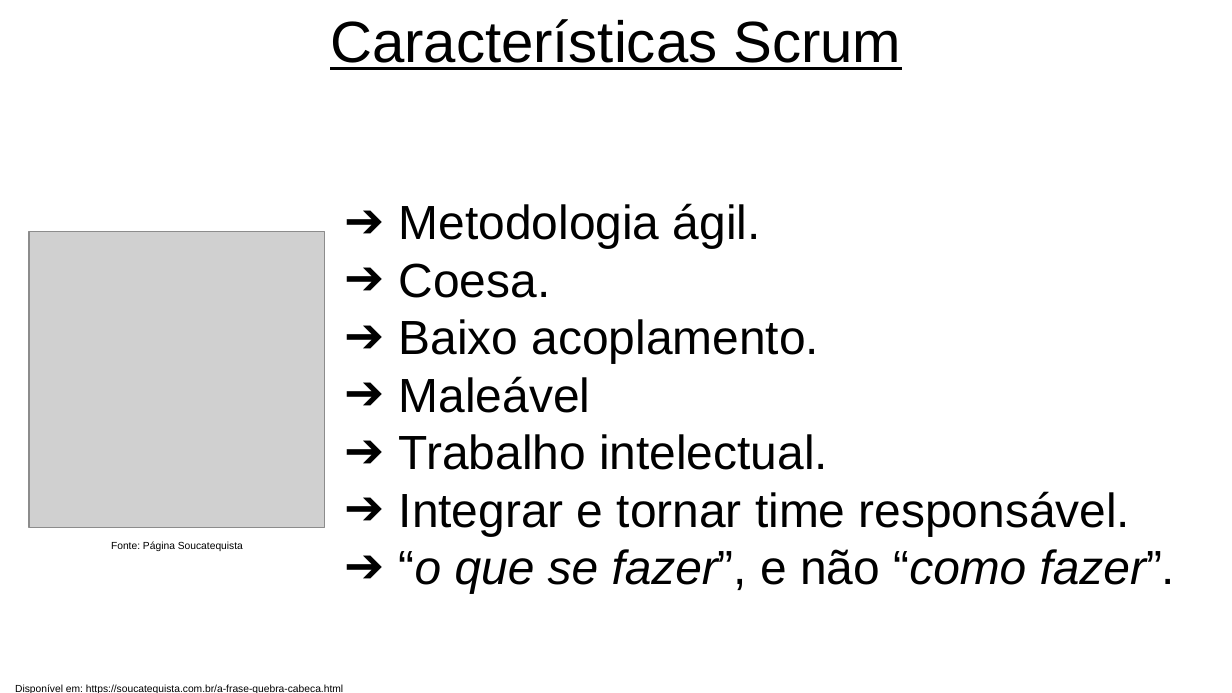
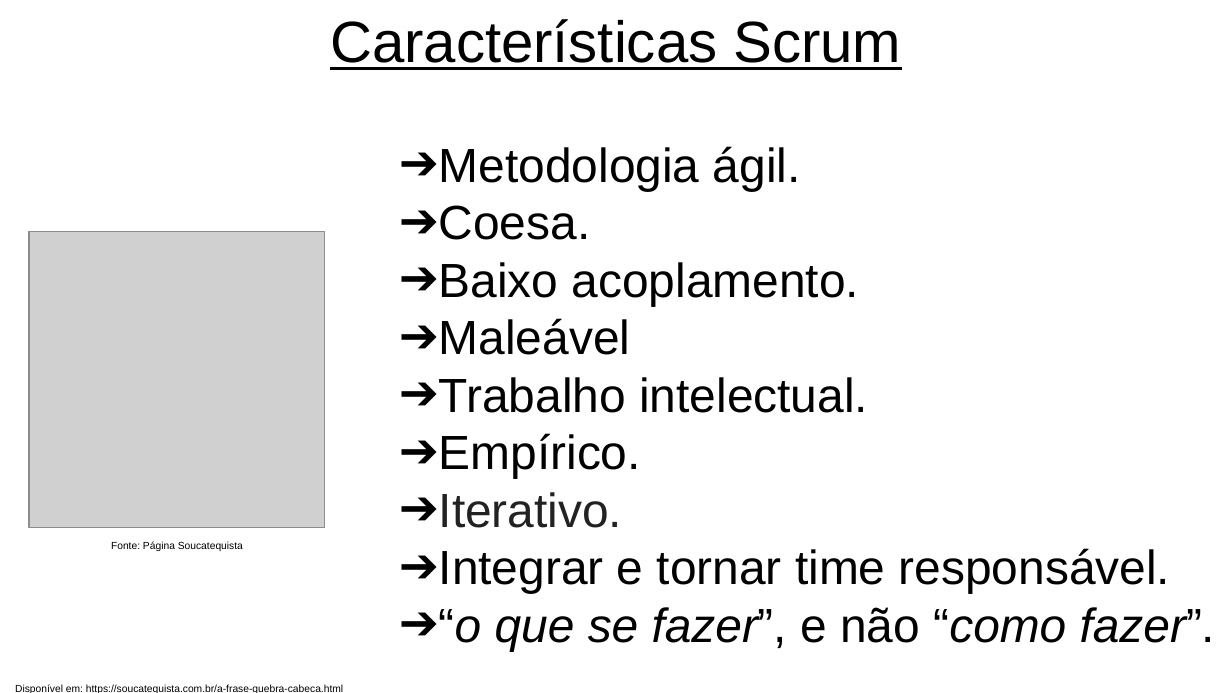
Before and after one commit to JossanPetrenko/TCC_2, a slide deck: slide 13 of Apresentação TCC - METODOLOGIA SCRUM COMPLETO.pptx. Drawn at 1232x693 pixels with LibreOffice and Linux fonts; fonts in the diff are those of the drawing; grey boxes stand for pictures. Boxes give left, top, right and bottom in pixels: in the first picture for what was removed or moved away, otherwise in the second. Text is boxed around its words. In the diff, an @@ line names an element or a change of style, - is before the commit and + after.

```diff
--- a/Apresentação TCC - METODOLOGIA SCRUM COMPLETO.pptx
+++ b/Apresentação TCC - METODOLOGIA SCRUM COMPLETO.pptx
@@ title "Metodologia ágil.": place and size @@
-title "Metodologia ágil." at box(399, 203, 1176, 593)
+title "Metodologia ágil." at box(439, 146, 1216, 651)
@@ title at box(439, 146, 1216, 651): indent changed @@
@@ title at box(439, 433, 641, 528): paragraphs added @@
+➔ Empírico.
+➔ Iterativo.
```
Also in this commit, not shown: 11 other slides changed, 1 slide added.
